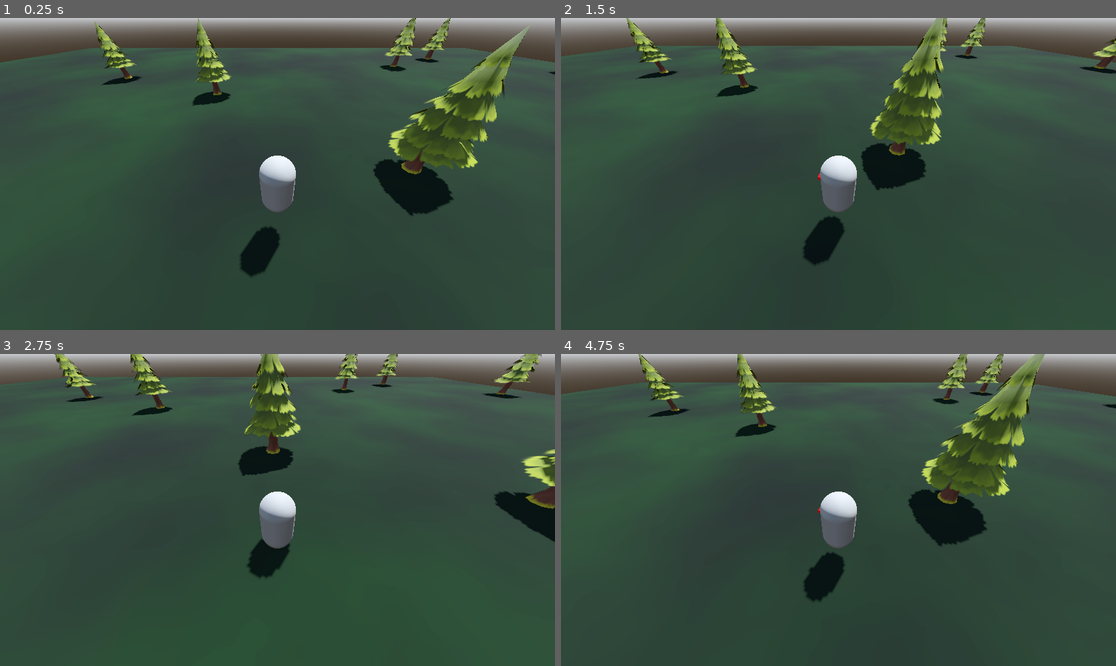
Above: before the commit, frames 1-4 (two rows, left to right).
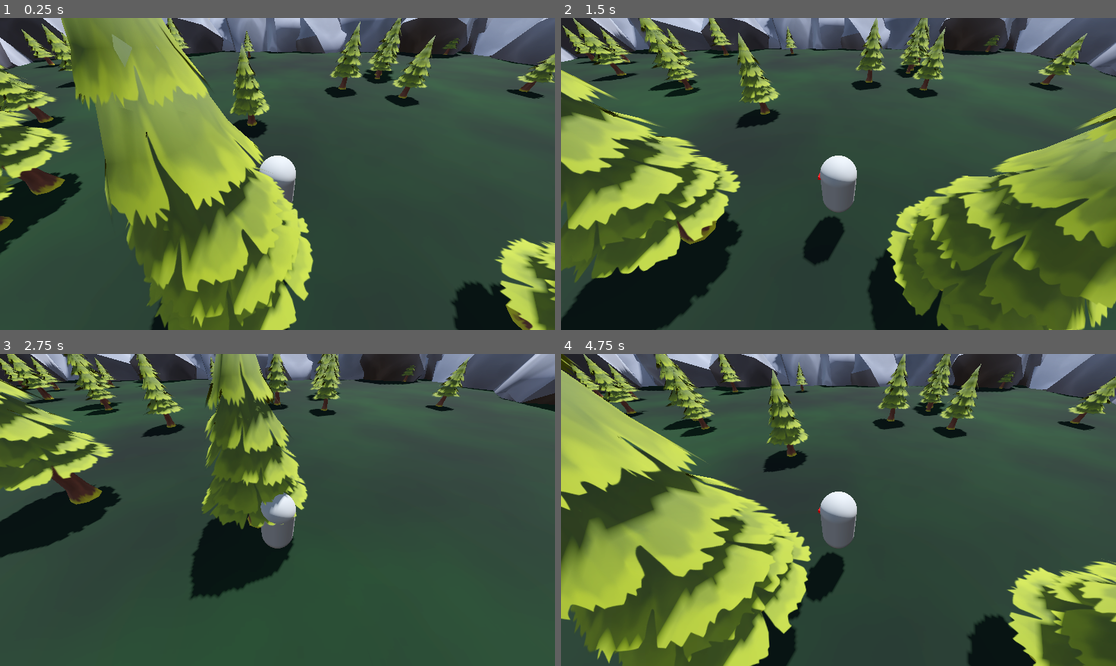
Above: after the commit, the same moments.

Repository: SugarF0x/the-harvest
Game: Godot game, scene res://zones/sandbox.tscn
Two runs of this game, one before a commit and one after it. Both use one fixed random seed, a clock stepped at 60 frames per second and the inputs below.
Inputs (mouse positions are in pixels of both pictures, inside the frame that each line leads up to):
- Up to frame 1 (0.25 s): no input
- Up to frame 2 (1.5 s): tap Enter (ui_accept) at 0.5, 0.77 s; move the mouse to (960, 158) at 0.52 s; hold D (move_right) 0.53-1.28 s; click (960, 158) at 0.67 s; move the mouse to (727, 189) at 1.27 s; hold S (move_backward) from 1.28 s (still down)
- Up to frame 3 (2.75 s): tap Enter (ui_accept) at 1.52 s; move the mouse to (333, 441) at 2.02 s; release S (move_backward) at 2.03 s; hold D (move_right) from 2.03 s (still down)
- Up to frame 4 (4.75 s): move the mouse to (810, 572) at 2.77 s; release D (move_right) at 2.78 s; hold W (move_forward) 2.78-3.53 s; click (810, 572) at 2.92 s; tap Enter (ui_accept) at 3.02, 3.77, 4.52 s; move the mouse to (1005, 556) at 3.52 s; hold A (move_left) from 3.53 s (still down); move the mouse to (672, 463) at 4.27 s

The runs differ from the first frame. In frame 1, 52% of the frame differs, in the area x 0-100%, y 0-100%; in frame 2, 58%; in frame 3, 29%; in frame 4, 55%.

Commit message:
randomly generate wall around

Diff:
--- a/zones/sandbox.gd
+++ b/zones/sandbox.gd
@@ -1,19 +1,52 @@
 extends Node3D
 
 const TREE = preload("res://entities/resources/tree/tree.tscn")
-const TREE_AMOUNT = 20
+const ROCK = preload("res://entities/resources/rock/rock.tscn")
+const TREE_AMOUNT = 50
+const ROCK_AMOUNT = 50
+const WALL_PADDING = 20
 
 @onready var csg_box_3d = $CSGBox3D
 @onready var resources = $Resources
+@onready var walls = $Walls
 
 func _ready():
-	for child in resources.get_children():
-		child.queue_free()
+	for child in resources.get_children(): child.queue_free()
+	for child in walls.get_children(): child.queue_free()
 
+	generate_trees()
+	generate_walls()
+
+func generate_trees():
 	for i in TREE_AMOUNT:
 		var tree = TREE.instantiate()
-		tree.position.y = csg_box_3d.position.y + csg_box_3d.size.y / 2
-		tree.position.x = csg_box_3d.position.x + randf_range(0, csg_box_3d.size.x) - csg_box_3d.size.x / 2
-		tree.position.z = csg_box_3d.position.z + randf_range(0, csg_box_3d.size.z) - csg_box_3d.size.z / 2
+		var cap_x = csg_box_3d.size.x - WALL_PADDING
+		var cap_z = csg_box_3d.size.z - WALL_PADDING
+		tree.position = Vector3(
+			csg_box_3d.position.x + randf_range(0, cap_x) - cap_x / 2,
+			csg_box_3d.position.y + csg_box_3d.size.y / 2,
+			csg_box_3d.position.z + randf_range(0, cap_z) - cap_z / 2
+		)
 		tree.scale *= randf_range(0.75, 1.25)
 		resources.add_child(tree)
+
+func generate_walls():
+	var curve = Curve3D.new()
+	curve.add_point(csg_box_3d.size / 2)
+	curve.add_point(Vector3(csg_box_3d.size.x / 2, csg_box_3d.size.y / 2, csg_box_3d.size.z / -2))
+	curve.add_point(csg_box_3d.size / -2)
+	curve.add_point(Vector3(csg_box_3d.size.x / -2, csg_box_3d.size.y / 2, csg_box_3d.size.z / 2))
+	curve.add_point(csg_box_3d.size / 2)
+
+	var length = curve.get_baked_length()
+	for i in range(ROCK_AMOUNT):
+		var t = float(i) / float(ROCK_AMOUNT - 1)
+		var distance = t * length
+
+		var rock = ROCK.instantiate()
+		rock.position = curve.sample_baked(distance)
+		rock.scale *= randf_range(8.0, 12.0)
+		rock.rotate_y(randf_range(0.0, 2.0 * PI))
+		rock.rotate_x(randf_range(-1.0, 1.0))
+		rock.rotate_z(randf_range(-1.0, 1.0))
+		walls.add_child(rock)
--- a/zones/sandbox.tres
+++ b/zones/sandbox.tres
@@ -52,7 +52,6 @@
 
 }
 "
-graph_offset = Vector2(-572.062, -200.677)
 nodes/fragment/0/position = Vector2(680, -60)
 nodes/fragment/2/node = SubResource("VisualShaderNodeColorConstant_srvyl")
 nodes/fragment/2/position = Vector2(100, -160)
--- a/zones/sandbox.tscn
+++ b/zones/sandbox.tscn
@@ -83,3 +83,12 @@
 
 [node name="Rock1" parent="Walls" instance=ExtResource("5_e7ul8")]
 transform = Transform3D(10.135, 0, 0, 0, 10.135, 0, 0, 0, 10.135, -50.2358, 0, 0.0886536)
+
+[node name="Rock2" parent="Walls" instance=ExtResource("5_e7ul8")]
+transform = Transform3D(5.48962, -2.70359e-08, 8.51953, 1.08091, 10.0531, -0.696491, -8.45068, 1.28587, 5.44526, -50.2358, 2.08374, 8.45952)
+
+[node name="Rock3" parent="Walls" instance=ExtResource("5_e7ul8")]
+transform = Transform3D(-0.748379, 0.778633, 10.0773, 1.08091, 10.0531, -0.696491, -10.0494, 1.02332, -0.825373, -50.2358, -0.640158, 16.7868)
+
+[node name="Rock4" parent="Walls" instance=ExtResource("5_e7ul8")]
+transform = Transform3D(-9.49584, 0.78163, -3.45492, 2.40924, 8.67173, -4.65992, 2.59672, -5.18732, -8.31066, -50.2358, -0.640158, 25.3512)
